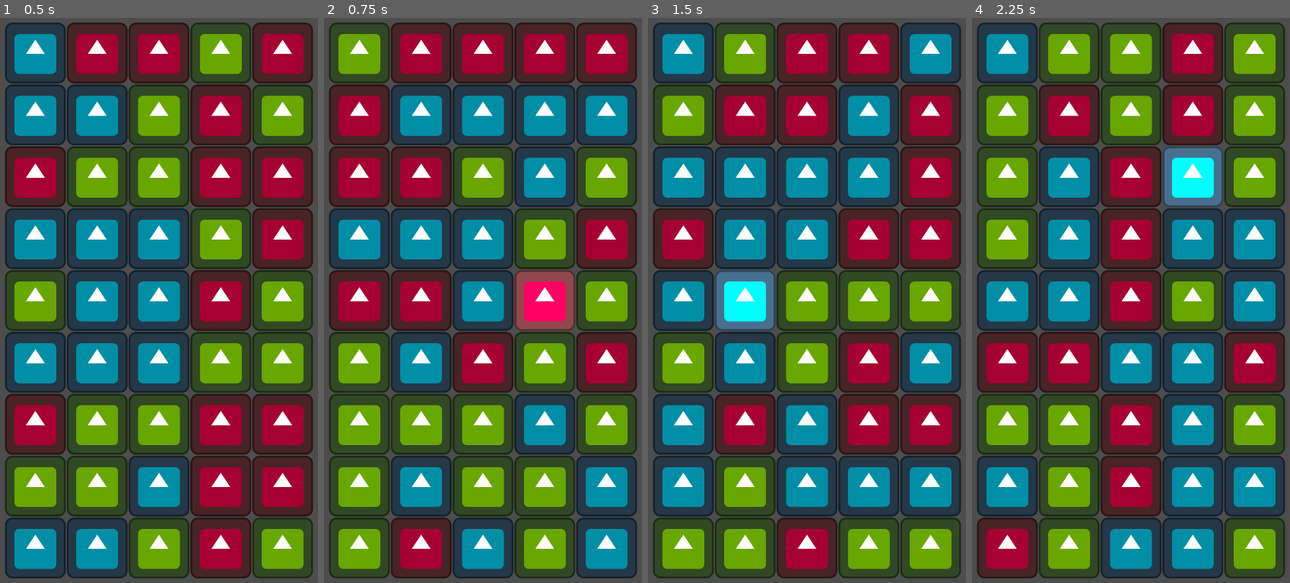
Above: before the commit, frames 1-4 (left to right).
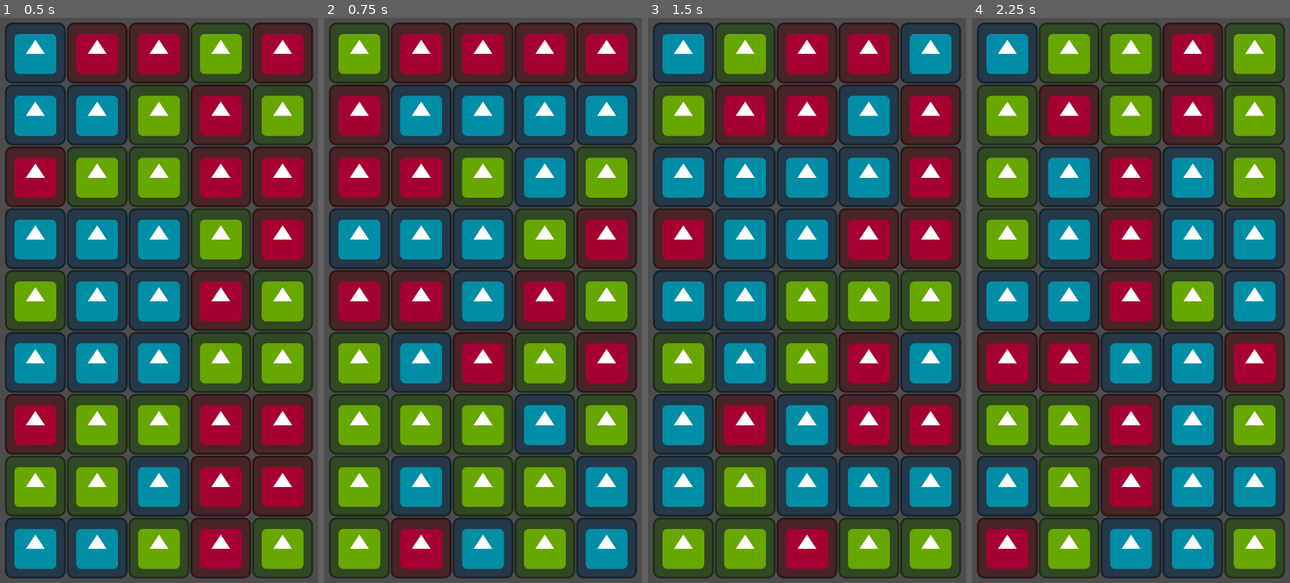
Above: after the commit, the same moments.

Repository: g90703033/godot_match3
Game: Godot game, scene res://Main.tscn
Two runs of this game, one before a commit and one after it. Both use one fixed random seed, a clock stepped at 60 frames per second and the inputs below. This scene is started directly instead of the project's main scene. The engine's default icon, where the game draws it, is replaced by a stand-in: a white triangle on a blue panel in a dark square.
Inputs (mouse positions are in pixels of both pictures, inside the frame that each line leads up to):
- Up to frame 1 (0.5 s): no input
- Up to frame 2 (0.75 s): tap Enter at 0.5 s; move the mouse to (559, 272) at 0.52 s; tap T at 0.6 s; click (559, 272) at 0.67 s
- Up to frame 3 (1.5 s): tap Space at 1.25 s; move the mouse to (737, 328) at 1.27 s; tap T at 1.35 s; click (737, 328) at 1.42 s
- Up to frame 4 (2.25 s): tap Enter at 2 s; move the mouse to (1165, 164) at 2.02 s; tap T at 2.1 s; click (1165, 164) at 2.17 s

Frame 1 is identical in both runs. In frame 2, 2.0% of the frame differs, in the area x 59-79%, y 44-56%; in frame 3, 2.0%; in frame 4, 1.9%.

Commit message:
add browse and selected mode for changing the control on mouse pressed on a cube

Diff:
--- a/Main.gd
+++ b/Main.gd
@@ -7,10 +7,17 @@
 
 @export var s_cube : PackedScene
 
+enum e_control_mode{
+	browse,
+	selected
+}
+
 var data_array
 var cube_array
 var inited:bool =false
 var prev_selected
+var selected = false
+var control_mode = e_control_mode.browse
 
 # Called when the node enters the scene tree for the first time.
 func _ready():
@@ -24,6 +31,40 @@
 	if not inited:
 		return
 
+	if control_mode == e_control_mode.browse:
+		update_mode_browse()
+	elif control_mode == e_control_mode.selected:
+		update_mode_selected()
+
+	if event is InputEventMouseButton:
+		if event.button_index == MOUSE_BUTTON_LEFT:
+			if event.is_pressed():
+				print("mouse left pressed")
+				switch_control_mode(e_control_mode.selected)
+
+			elif event.is_released():
+				print("mouse left release")
+				switch_control_mode(e_control_mode.browse)
+
+
+
+	if event is InputEventKey and event.pressed:
+		if event.keycode == KEY_T:
+			random_2dintarray(data_array, get_range(gridRangeX), get_range(gridRangeY), [1,2,4])
+			update_cube_array_from_data(data_array, gridRangeX, gridRangeY, Vector2(0,0))
+
+func switch_control_mode(new_mode):
+	if control_mode == new_mode:
+		return
+
+	if control_mode == e_control_mode.browse:
+		if prev_selected != null:
+			cube_array[prev_selected.x][prev_selected.y].on_diselected()
+			prev_selected = null
+
+	control_mode = new_mode
+
+func update_mode_browse():
 	var result = get_grid_position(get_global_mouse_position(), Vector2(0, 0))
 
 	if in_range(result):
@@ -40,18 +81,8 @@
 			cube_array[prev_selected.x][prev_selected.y].on_diselected()
 			prev_selected = null
 
-	if event is InputEventMouseButton:
-		if event.is_pressed() and event.button_index == MOUSE_BUTTON_LEFT:
-			var mouse_pos = get_global_mouse_position()
-			print("mouse left pressed")
-
-
-	if event is InputEventKey and event.pressed:
-		if event.keycode == KEY_T:
-			random_2dintarray(data_array, get_range(gridRangeX), get_range(gridRangeY), [1,2,4])
-			update_cube_array_from_data(data_array, gridRangeX, gridRangeY, Vector2(0,0))
-
-
+func update_mode_selected():
+	pass
 
 func create_random_2dintarray(x:int, y:int,set)->Array:
 	var result = []
@@ -115,6 +146,9 @@
 static func get_range(range:Vector2):
 	return range.y - range.x + 1
 
+func get_world_position(grid_position:Vector2, init:Vector2)->Vector2:
+	return (grid_position - Vector2(abs(gridRangeX.x), abs(gridRangeY.x))) * unit + init
+
 func get_grid_position(world_position:Vector2, init:Vector2)->Vector2:
 	var re_centered = world_position - init
 	var baseX = 0
